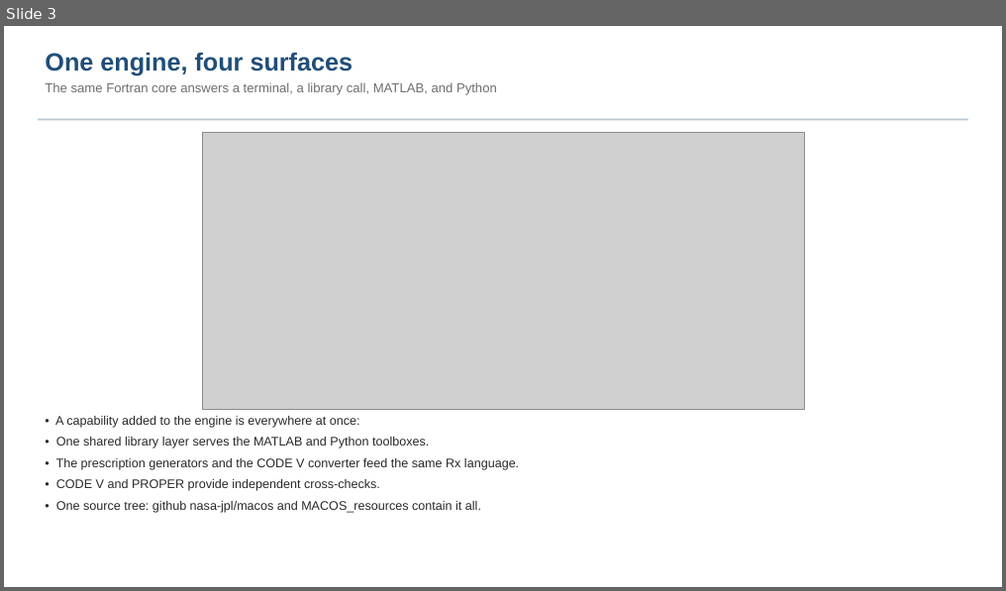
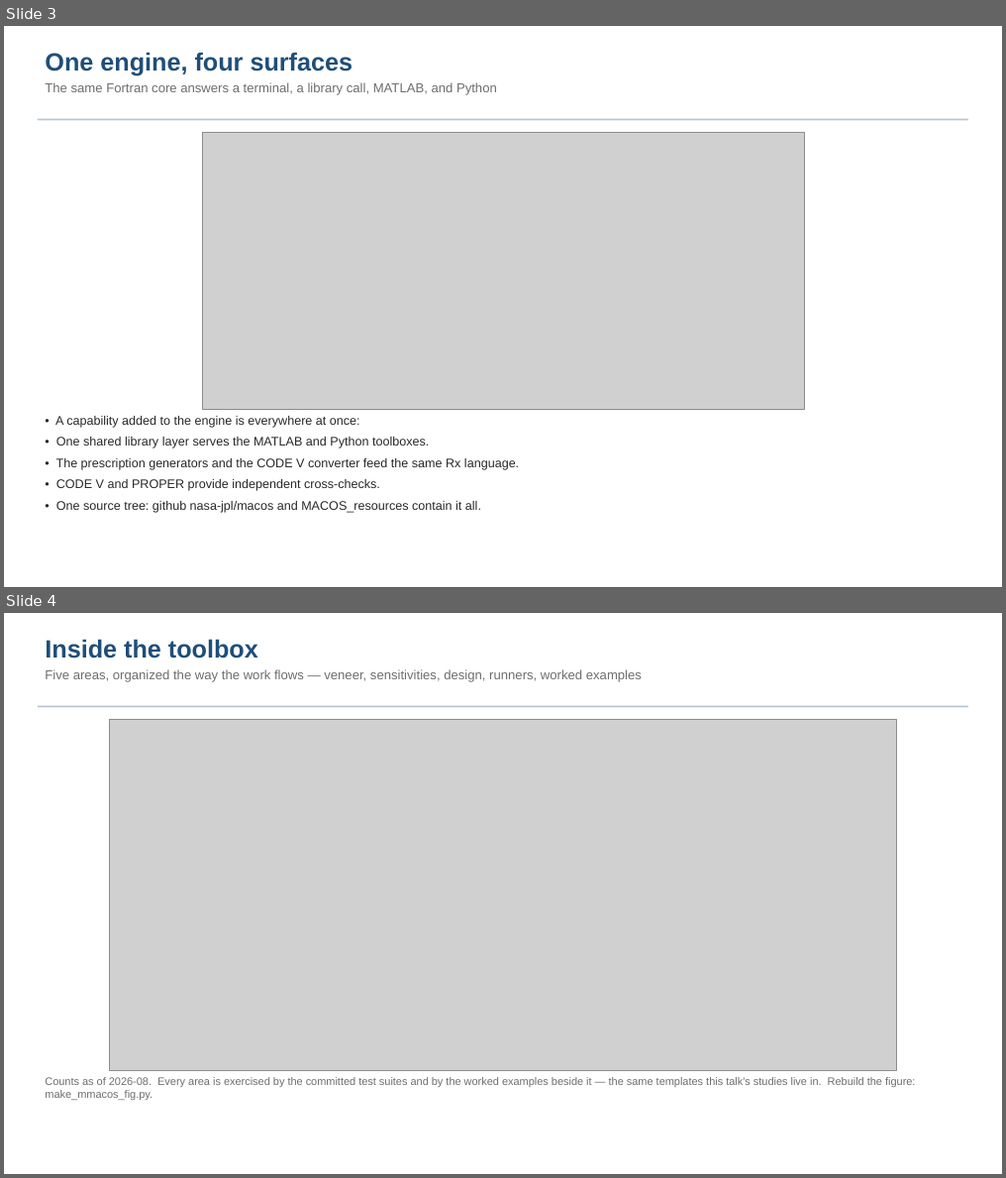
Before and after one commit to nasa-jpl/macos, a slide deck: demo_session/deck_keysight.pptx. Shown one above the other, each under a label of ours: slide 3 before the commit, slides 3 and 4 after it. The pictures are 1006x591 and 1006x1178 pixels, drawn with LibreOffice and Linux fonts; fonts in the diff are those of the drawing; grey boxes stand for pictures. Boxes give left, top, right and bottom in pixels: in the first picture for what was removed or moved away, otherwise in the second. Text is boxed around its words. In the diff, an @@ line names an element or a change of style, - is before the commit and + after.

```diff
--- a/demo_session/deck_keysight.pptx
+++ b/demo_session/deck_keysight.pptx
@@ slide 4 added at [4, 613, 1002, 1174], background #FFFFFF @@
@@ text added at [45, 639, 642, 682], 12.5 pt, text #6E6E6E @@
+Inside the toolbox
+Five areas, organized the way the work flows — veneer, sensitivities, design, runners, worked examples
@@ rectangle added at [38, 706, 968, 707], fill #B8C6D4 @@
@@ picture added at [109, 719, 897, 1071] @@
@@ text added at [45, 1077, 915, 1100], 10.5 pt, text #6E6E6E @@
+Counts as of 2026-08. Every area is exercised by the committed test suites and by the worked examples beside it — the same templates this talk's studies live in. Rebuild the figure: make_mmacos_fig.py.
```
Also in this commit, not shown: 4 other files.
